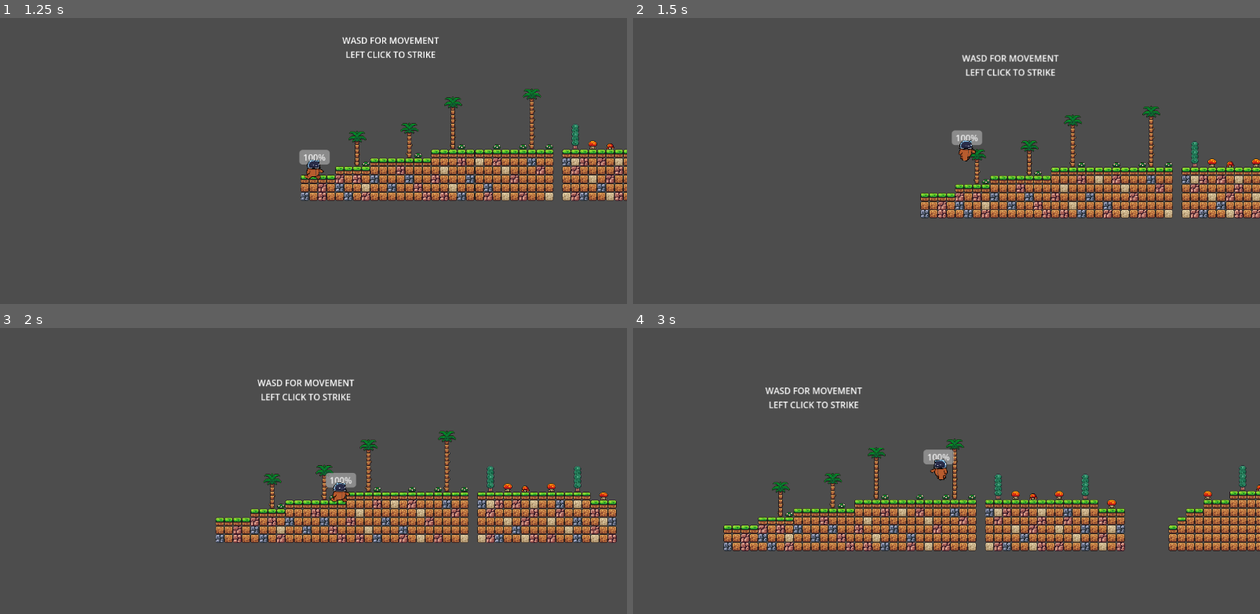
Above: before the commit, frames 1-4 (two rows, left to right).
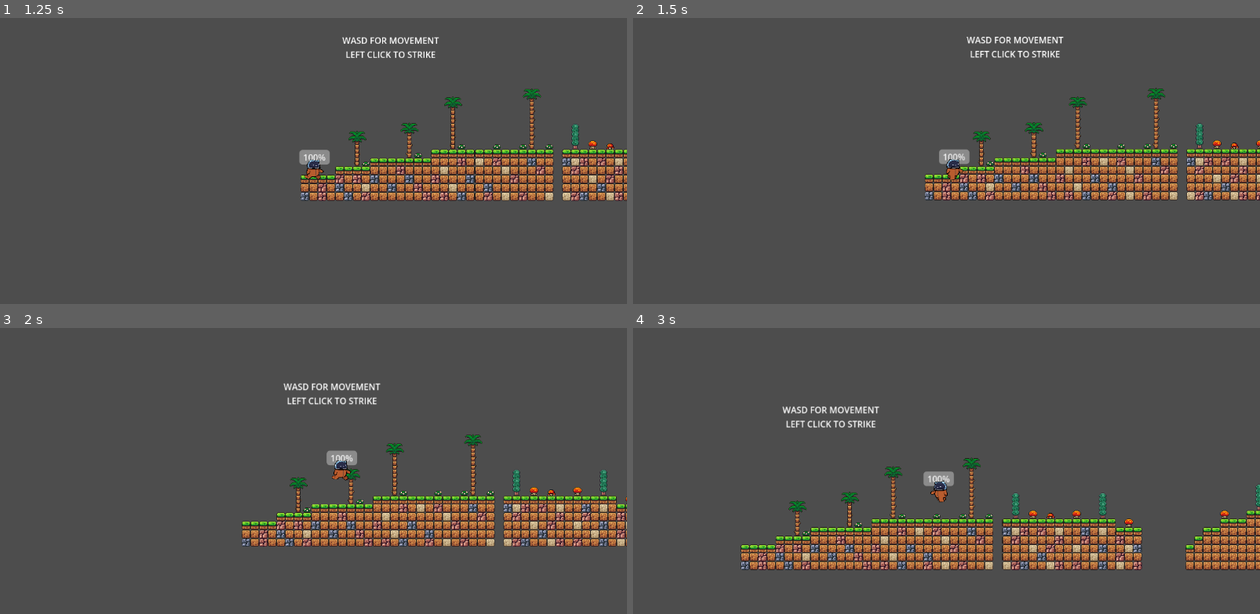
Above: after the commit, the same moments.

Repository: AC350144/FullyHacks2025
Game: Godot game, scene res://scenes/scene_switcher.tscn
The game is run twice, just before and just after one commit, with the same random seed, the same clock (stepped at 60 frames per second) and the same inputs.
Inputs:
- Up to frame 1 (1.25 s): click "Play" at 0.5 s
- Up to frame 2 (1.5 s): tap Enter (ui_accept) at 1.25, 1.35 s; hold Right (ui_right) from 1.28 s (still down)
- Up to frame 3 (2 s): keep holding Right (ui_right); tap Space (jump, bound only after the commit) at 1.52, 1.55, 1.82 s
- Up to frame 4 (3 s): tap Enter (ui_accept) at 2, 2.3, 2.75, 2.85 s; tap Space (jump, bound only after the commit) at 2.1, 2.27, 2.57 s; release Right (ui_right) at 2.78 s; hold Left (ui_left) from 2.78 s (still down)

Frame 1 is identical in both runs. In frame 2, 13% of the frame differs, in the area x 45-100%, y 6-71%; in frame 3, 13%; in frame 4, 19%, in the area x 14-100%, y 20-85%.
Error in both runs: Attempt to call function 'is_colliding' in base 'null instance' on a null instance. (res://scripts/planet_1.gd:6)

Commit message:
Finished enemy behavior and key bindings

Diff:
--- a/project.godot
+++ b/project.godot
@@ -15,6 +15,27 @@
 config/features=PackedStringArray("4.4", "GL Compatibility")
 config/icon="res://icon.svg"
 
+[input]
+
+jump={
+"deadzone": 0.2,
+"events": [Object(InputEventKey,"resource_local_to_scene":false,"resource_name":"","device":-1,"window_id":0,"alt_pressed":false,"shift_pressed":false,"ctrl_pressed":false,"meta_pressed":false,"pressed":false,"keycode":0,"physical_keycode":32,"key_label":0,"unicode":32,"location":0,"echo":false,"script":null)
+, Object(InputEventKey,"resource_local_to_scene":false,"resource_name":"","device":-1,"window_id":0,"alt_pressed":false,"shift_pressed":false,"ctrl_pressed":false,"meta_pressed":false,"pressed":false,"keycode":0,"physical_keycode":87,"key_label":0,"unicode":119,"location":0,"echo":false,"script":null)
+]
+}
+move_left={
+"deadzone": 0.2,
+"events": [Object(InputEventKey,"resource_local_to_scene":false,"resource_name":"","device":-1,"window_id":0,"alt_pressed":false,"shift_pressed":false,"ctrl_pressed":false,"meta_pressed":false,"pressed":false,"keycode":0,"physical_keycode":4194319,"key_label":0,"unicode":0,"location":0,"echo":false,"script":null)
+, Object(InputEventKey,"resource_local_to_scene":false,"resource_name":"","device":-1,"window_id":0,"alt_pressed":false,"shift_pressed":false,"ctrl_pressed":false,"meta_pressed":false,"pressed":false,"keycode":0,"physical_keycode":65,"key_label":0,"unicode":97,"location":0,"echo":false,"script":null)
+]
+}
+move_right={
+"deadzone": 0.2,
+"events": [Object(InputEventKey,"resource_local_to_scene":false,"resource_name":"","device":-1,"window_id":0,"alt_pressed":false,"shift_pressed":false,"ctrl_pressed":false,"meta_pressed":false,"pressed":false,"keycode":0,"physical_keycode":4194321,"key_label":0,"unicode":0,"location":0,"echo":false,"script":null)
+, Object(InputEventKey,"resource_local_to_scene":false,"resource_name":"","device":-1,"window_id":0,"alt_pressed":false,"shift_pressed":false,"ctrl_pressed":false,"meta_pressed":false,"pressed":false,"keycode":0,"physical_keycode":68,"key_label":0,"unicode":100,"location":0,"echo":false,"script":null)
+]
+}
+
 [rendering]
 
 renderer/rendering_method="gl_compatibility"
--- a/scenes/player.tscn
+++ b/scenes/player.tscn
@@ -1,7 +1,7 @@
 [gd_scene load_steps=9 format=3 uid="uid://bmou7yquaeulc"]
 
 [ext_resource type="Script" uid="uid://bwlv4tiaursei" path="res://scripts/player.gd" id="1_3vyb7"]
-[ext_resource type="Texture2D" uid="uid://c8nbgksj0uxit" path="res://Assets/friend/walking_sprite_sheet/sprite_sheet_walking.png" id="2_g2els"]
+[ext_resource type="Texture2D" uid="uid://c8nbgksj0uxit" path="res://assets/friend/walking_sprite_sheet/sprite_sheet_walking.png" id="2_g2els"]
 
 [sub_resource type="Animation" id="Animation_qlg0r"]
 length = 0.001
@@ -17,6 +17,9 @@
 "update": 1,
 "values": [0]
 }
+
+[sub_resource type="Animation" id="Animation_g2els"]
+resource_name = "idle"
 
 [sub_resource type="Animation" id="Animation_qhqgy"]
 resource_name = "walkingL"
@@ -49,9 +52,6 @@
 "update": 1,
 "values": [0, 1, 2]
 }
-
-[sub_resource type="Animation" id="Animation_g2els"]
-resource_name = "idle"
 
 [sub_resource type="AnimationLibrary" id="AnimationLibrary_tuyoq"]
 _data = {
--- a/scripts/enemy_1.gd
+++ b/scripts/enemy_1.gd
@@ -4,9 +4,17 @@
 
 var direction = 1
 
+@onready var right_check = $Right_Check
+@onready var left_check = $Left_Check
+
 # Called every frame. 'delta' is the elapsed time since the previous frame.
 func _process(delta):
-	position.x += direction * SPEED * delta
+	if right_check.is_colliding():
+		position.x += direction * (SPEED * 1.2) * delta
+	if left_check.is_colliding():
+		position.x += -direction * (SPEED * 1.2) * delta
+	else:
+		position.x += direction * SPEED * delta
 
 
 func _on_timer_timeout() -> void:
--- a/scripts/player.gd
+++ b/scripts/player.gd
@@ -41,10 +41,10 @@
 	if not is_on_floor():
 		velocity.y += gravity * delta
 
-	if Input.is_action_just_pressed("ui_accept") and is_on_floor():
+	if Input.is_action_just_pressed("jump") and is_on_floor():
 		velocity.y = JUMP_VELOCITY
 
-	var direction = Input.get_axis("ui_left", "ui_right")
+	var direction = Input.get_axis("move_left", "move_right")
 	if direction:
 		velocity.x = direction * SPEED
 		#play walking animation based on L or R
Not shown, changed: Assets/brackeys_platformer_assets/fonts/PixelOperator8-Bold.ttf.import
Not shown, changed: Assets/brackeys_platformer_assets/fonts/PixelOperator8.ttf.import
Not shown, changed: Assets/brackeys_platformer_assets/music/time_for_adventure.mp3.import
Not shown, changed: Assets/brackeys_platformer_assets/sounds/coin.wav.import
Not shown, changed: Assets/brackeys_platformer_assets/sounds/explosion.wav.import
Not shown, changed: Assets/brackeys_platformer_assets/sounds/hurt.wav.import
Not shown, changed: Assets/brackeys_platformer_assets/sounds/jump.wav.import
Not shown, changed: Assets/brackeys_platformer_assets/sounds/power_up.wav.import
Not shown, changed: Assets/brackeys_platformer_assets/sounds/tap.wav.import
Not shown, changed: Assets/brackeys_platformer_assets/sprites/coin.png.import
Not shown, changed: Assets/brackeys_platformer_assets/sprites/fruit.png.import
Not shown, added: Assets/brackeys_platformer_assets/sprites/knight.png.import
(and 7 more such lines)
